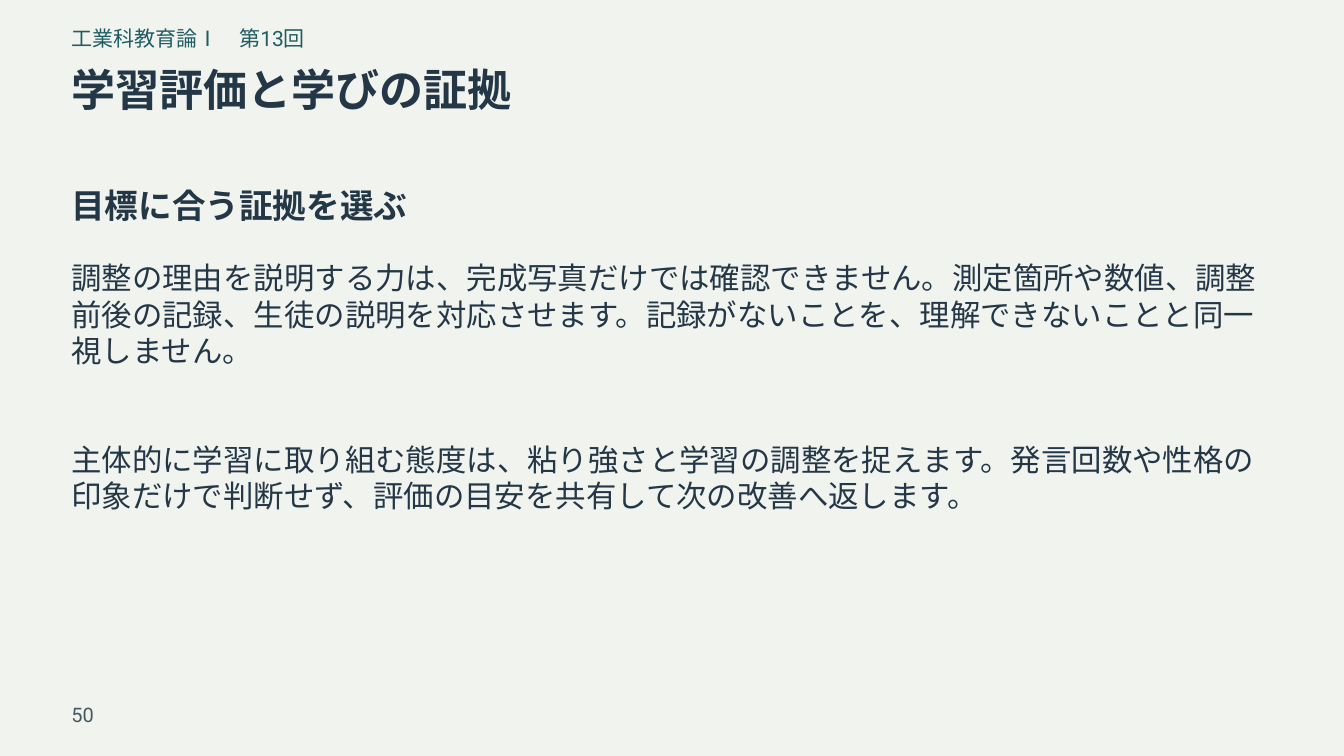
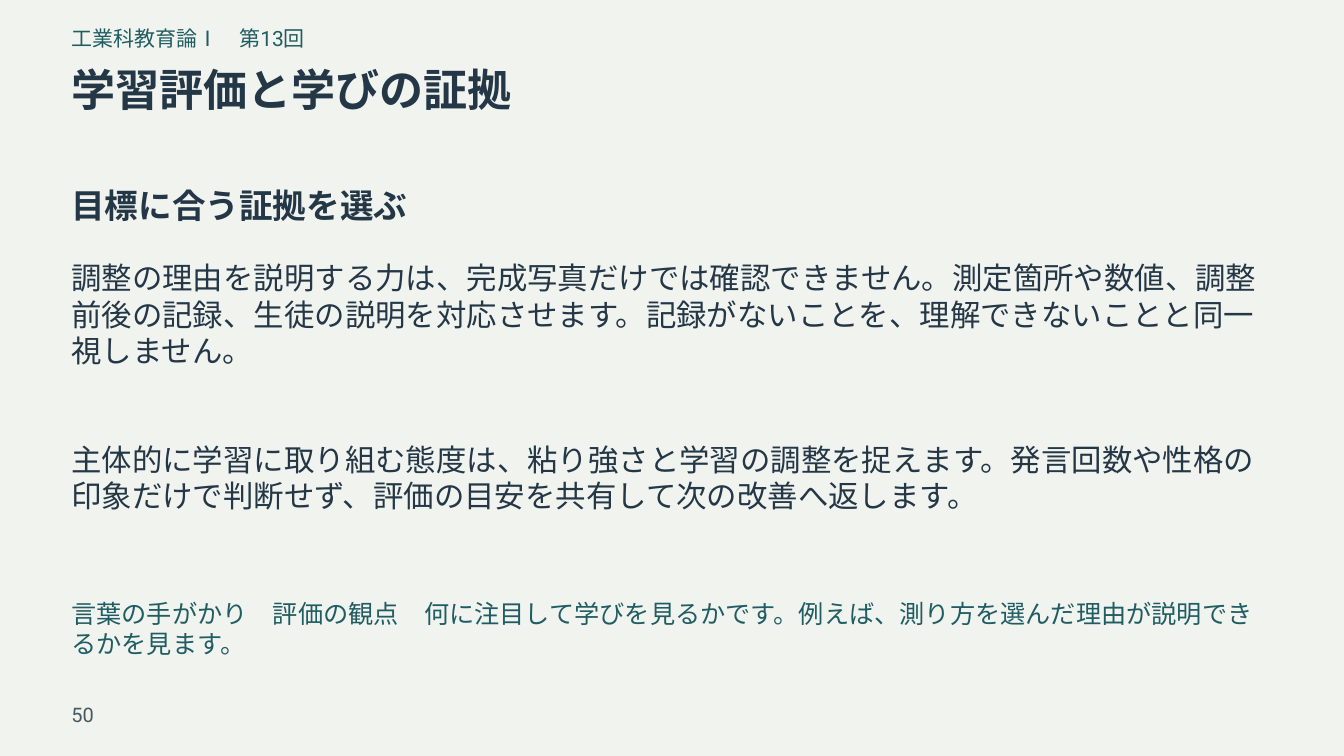
Before and after one commit to zooc-14calbp/industrial-education-i, a slide deck: slide 50 of reorganized/20261105/expanded/slides.pptx. Drawn at 1344x756 pixels with LibreOffice and Linux fonts; fonts in the diff are those of the drawing. Boxes give left, top, right and bottom in pixels: in the first picture for what was removed or moved away, otherwise in the second. Text is boxed around its words. In the diff, an @@ line names an element or a change of style, - is before the commit and + after.

```diff
--- a/reorganized/20261105/expanded/slides.pptx
+++ b/reorganized/20261105/expanded/slides.pptx
@@ text added at (71,601,1252,625), 18 pt, text #205D62 @@
+言葉の手がかり 評価の観点 何に注目して学びを見るかです。例えば、測り方を選んだ理由が説明できるかを見ます。
```
Also in this commit, not shown: 15 other slides changed, 37 other files.
